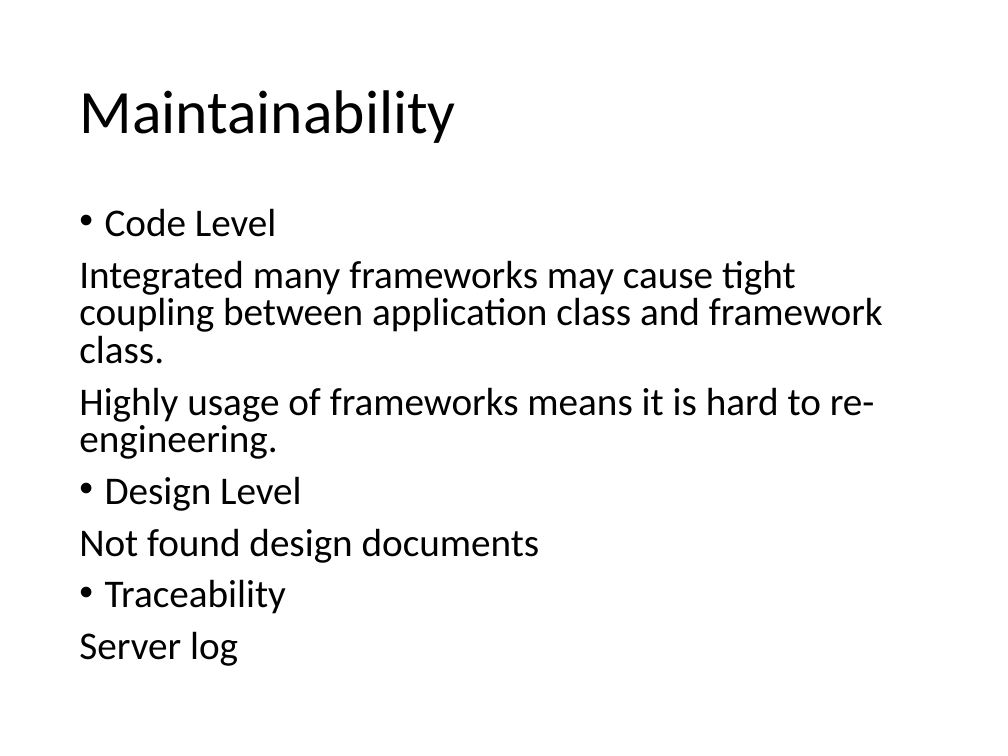
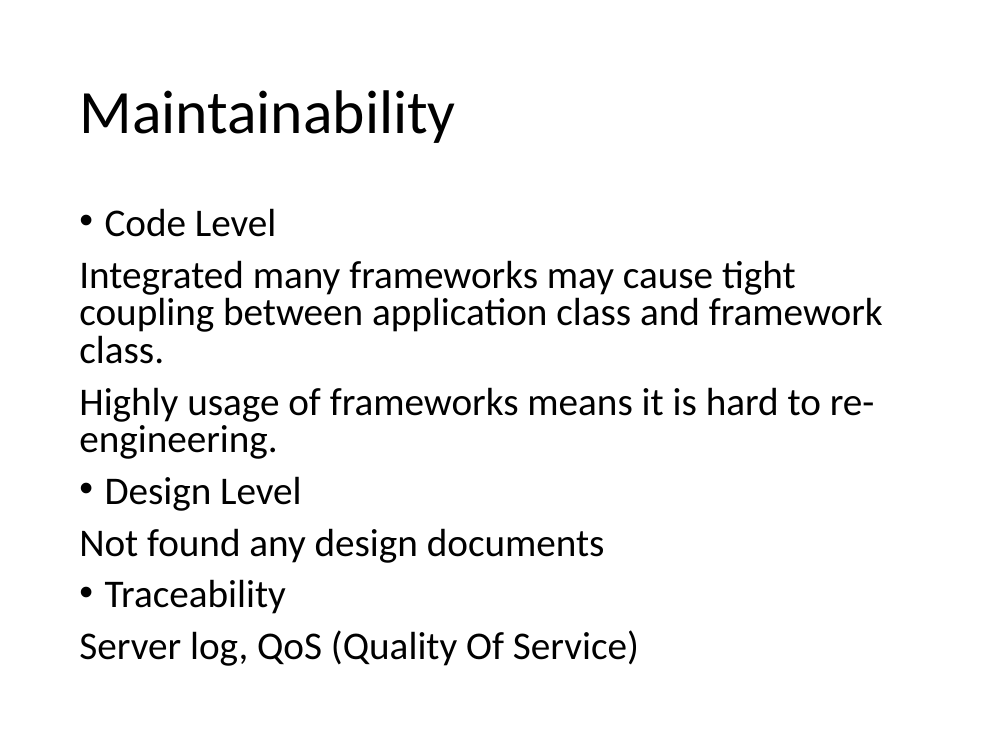
Before and after one commit to proliuxz/SME, a slide deck: slide 3 of XIE/Presentation1.pptx. Drawn at 1008x756 pixels with LibreOffice and Linux fonts; fonts in the diff are those of the drawing. Boxes give left, top, right and bottom in pixels: in the first picture for what was removed or moved away, otherwise in the second. Text is boxed around its words. In the diff, an @@ line names an element or a change of style, - is before the commit and + after.

```diff
--- a/XIE/Presentation1.pptx
+++ b/XIE/Presentation1.pptx
@@ text at bbox=[79, 528, 605, 563]: text changed @@
-Not found design documents
+Not found any design documents
@@ text at bbox=[79, 630, 639, 666]: text changed @@
-Server log
+Server log, QoS (Quality Of Service)
```
Also in this commit, not shown: 2 other slides changed, 1 other file.
